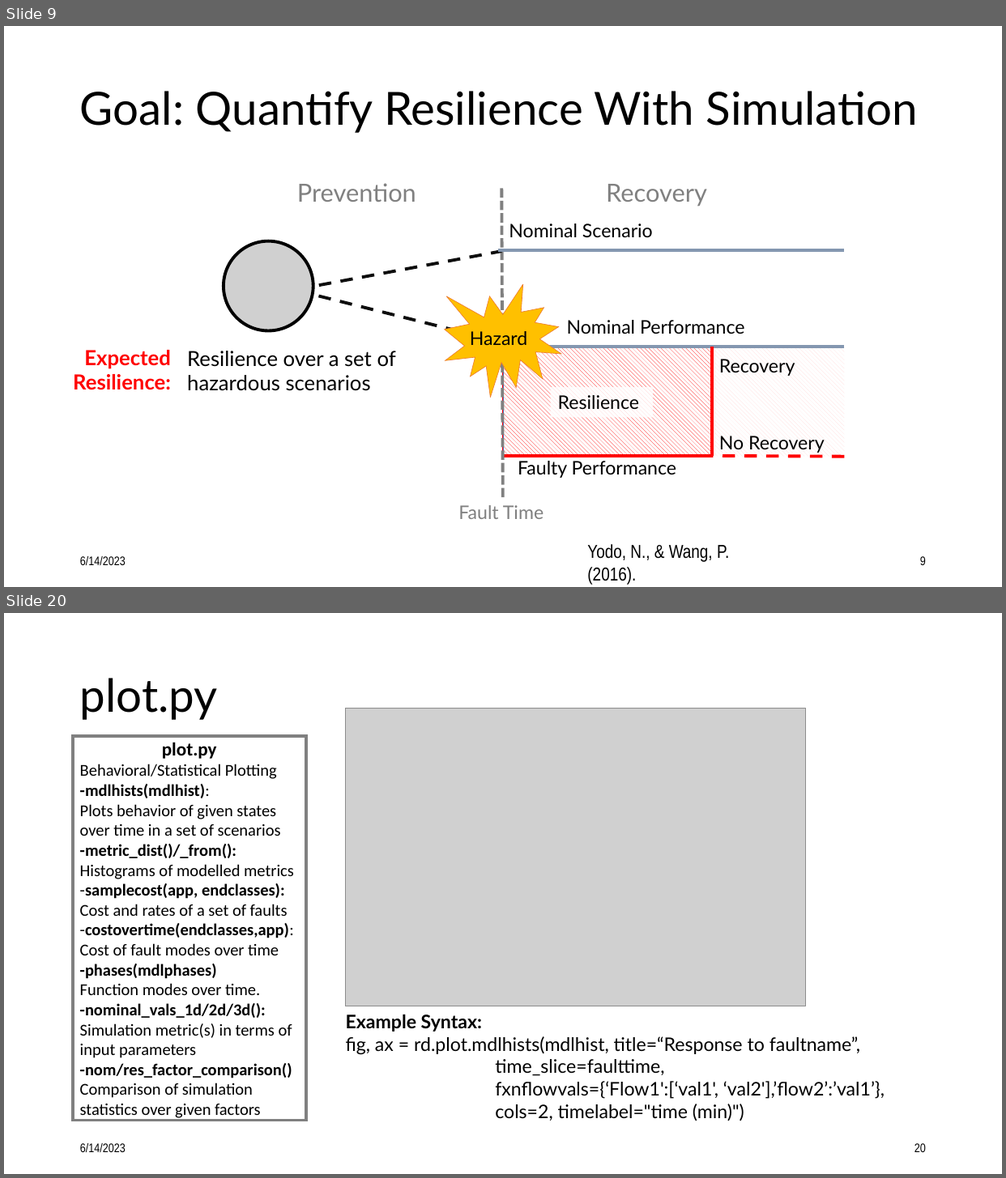
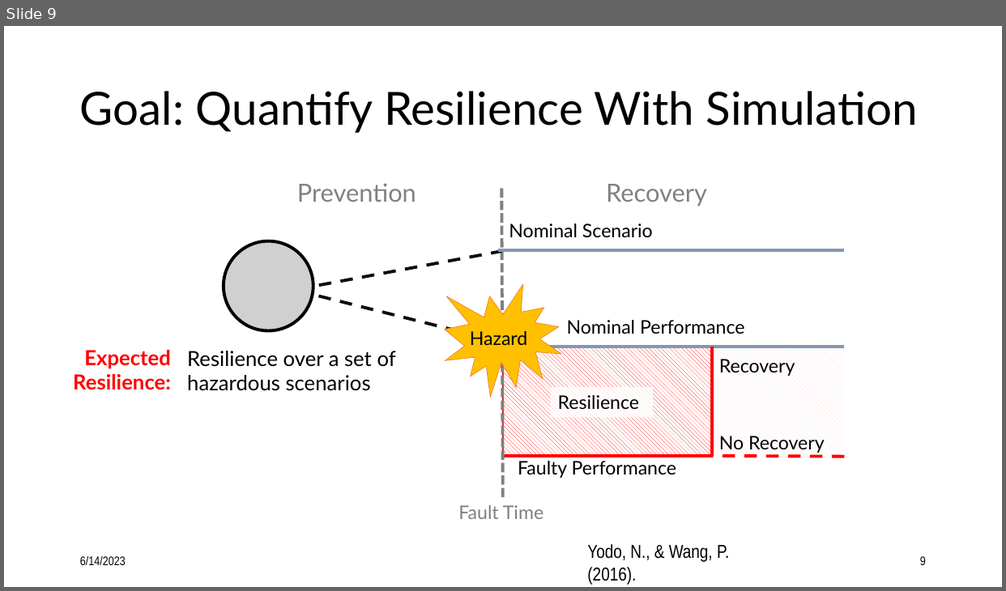
Before and after one commit to nasa/fmdtools, a slide deck: docs/figures/powerpoint_figures.pptx. Shown one above the other, each under a label of ours: slides 9 and 20 before the commit, slide 9 after it; the slides between them are not shown. The pictures are 1006x1178 and 1006x591 pixels, drawn with LibreOffice and Linux fonts; fonts in the diff are those of the drawing; grey boxes stand for pictures. Boxes give left, top, right and bottom in pixels: in the first picture for what was removed or moved away, otherwise in the second. Text is boxed around its words. In the diff, an @@ line names an element or a change of style, - is before the commit and + after.

Commit message:
Moving Intro to fmdtools to a persistently editable file
- Finished Intro to fmdtools
- Some rst restructuring
- Removed unused method descriptors from plot and tabulate
- closes: RAD-63

```diff
--- a/docs/figures/powerpoint_figures.pptx
+++ b/docs/figures/powerpoint_figures.pptx
@@ slide 20 removed at <box>4,613,1002,1174</box>, background #FFFFFF @@
@@ title removed at <box>80,678,218,720</box> @@
-plot.py
@@ picture removed at <box>345,708,806,1007</box> @@
@@ rectangle removed at <box>73,736,306,1121</box> @@
-plot.py
-Behavioral/Statistical Plotting
--mdlhists(mdlhist):
-Plots behavior of given states over time in a set of scenarios
--metric_dist()/_from():
-Histograms of modelled metrics
--samplecost(app, endclasses):
-Cost and rates of a set of faults
--costovertime(endclasses,app):
-Cost of fault modes over time
--phases(mdlphases)
-Function modes over time.
--nominal_vals_1d/2d/3d():
-Simulation metric(s) in terms of input parameters
--nom/res_factor_comparison()
-Comparison of simulation statistics over given factors
@@ text removed at <box>346,1014,884,1122</box> @@
-Example Syntax:
-fig, ax = rd.plot.mdlhists(mdlhist, title=“Response to faultname”,
-time_slice=faulttime,
-fxnflowvals={‘Flow1':[‘val1', ‘val2'],’flow2’:’val1’},
-cols=2, timelabel="time (min)")
@@ text removed at <box>80,1144,126,1152</box> @@
-6/14/2023
@@ page number removed at <box>914,1144,926,1152</box> @@
-20
```
Also in this commit, not shown: 2 slides changed, 13 other slides removed, 8 other files.
